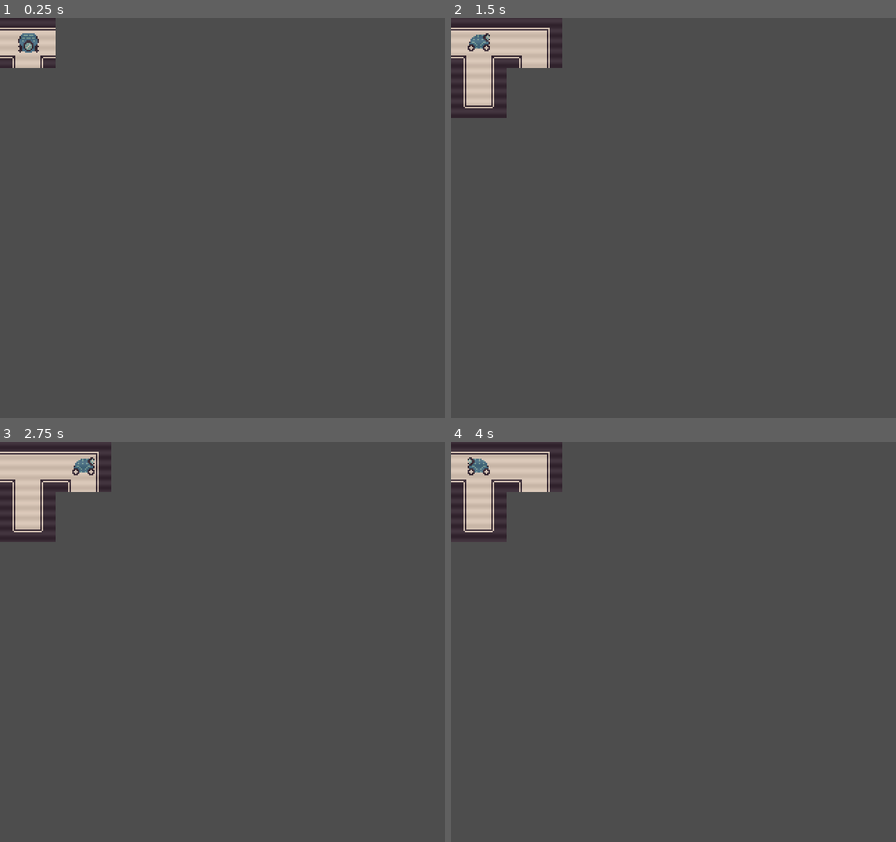
Above: before the commit, frames 1-4 (two rows, left to right).
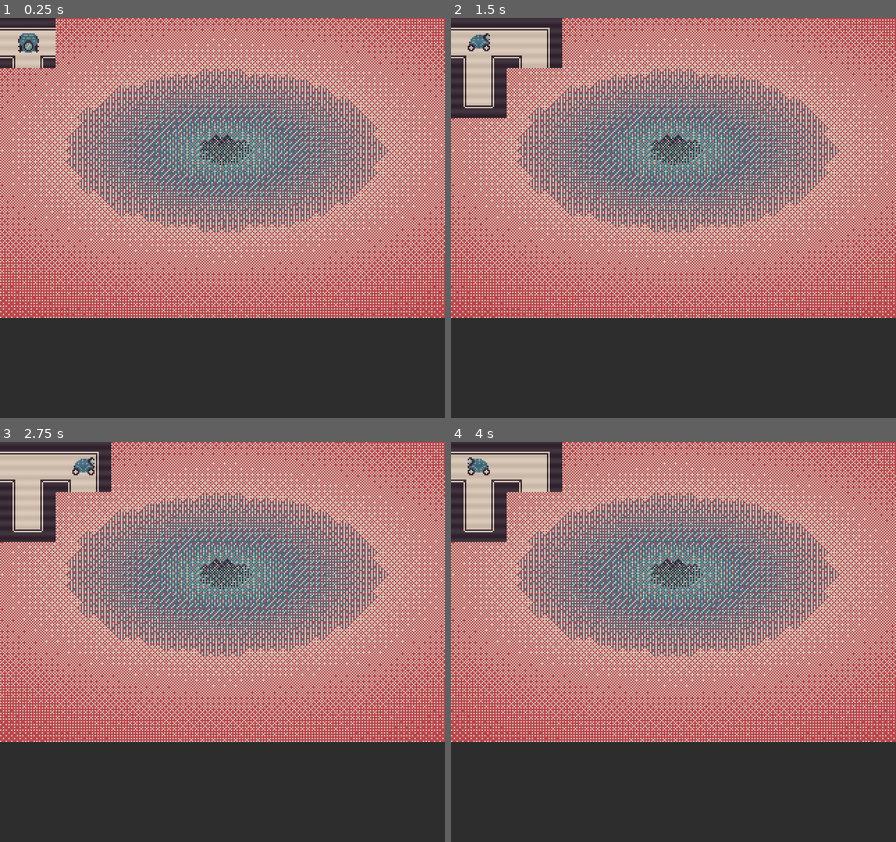
Above: after the commit, the same moments.

Repository: rozy-dixon/CameraObscura
Game: Godot game, scene res://Scenes/starting_level.tscn
Same seed, same stepped clock (60 frames per second), same inputs: the game is played once before the commit and once after it.
Inputs (mouse positions are in pixels of both pictures, inside the frame that each line leads up to):
- Up to frame 1 (0.25 s): no input
- Up to frame 2 (1.5 s): tap Enter at 0.5 s; move the mouse to (771, 198) at 0.52 s; hold D (Move Right) 0.53-1.25 s; tap Q (Depocket) at 0.6 s; click (771, 198) at 0.67 s; tap Space (Take Picture) at 0.8, 1.25 s; drag from (584, 238) to (651, 298) at 1.27 s
- Up to frame 3 (2.75 s): tap Enter at 2 s; move the mouse to (267, 554) at 2.02 s; hold D (Move Right) from 2.03 s (still down); tap Q (Depocket) at 2.1 s; tap Space (Take Picture) at 2.3 s
- Up to frame 4 (4 s): release D (Move Right) at 2.75 s; tap Space (Take Picture) at 2.75, 3.8 s; drag from (651, 722) to (540, 582) at 2.77 s; tap Enter at 3.5 s; move the mouse to (807, 702) at 3.52 s; hold A (Move Left) from 3.53 s (still down); tap Left (Look Left) at 3.6 s

The runs differ from the first frame. In frame 1, 98% of the frame differs, in the area x 0-100%, y 0-100%; in frame 2, 95%; in frame 3, 95%; in frame 4, 95%.

Commit message:
hud, background, screen changes

Diff:
--- a/Game_Files/Scenes/pocket_item.tscn
+++ b/Game_Files/Scenes/pocket_item.tscn
@@ -75,8 +75,11 @@
 
 [node name="Container" type="CenterContainer"]
 custom_minimum_size = Vector2(50, 45)
-offset_right = 40.0
-offset_bottom = 40.0
+anchors_preset = 15
+anchor_right = 1.0
+anchor_bottom = 1.0
+grow_horizontal = 2
+grow_vertical = 2
 
 [node name="Tile" type="AnimatedSprite2D" parent="."]
 scale = Vector2(5, 5)
--- a/Game_Files/Scenes/starting_level.tscn
+++ b/Game_Files/Scenes/starting_level.tscn
@@ -1,12 +1,14 @@
-[gd_scene load_steps=10 format=3 uid="uid://chx1hqcjahtsw"]
+[gd_scene load_steps=12 format=3 uid="uid://chx1hqcjahtsw"]
 
 [ext_resource type="Shader" path="res://Shaders/crt.gdshader" id="1_2j0ki"]
 [ext_resource type="Script" path="res://Scripts/starting_level.gd" id="1_6muxn"]
 [ext_resource type="Texture2D" uid="uid://be3703as1ofka" path="res://Sprites/size_sketch.png" id="2_jqngr"]
+[ext_resource type="Texture2D" uid="uid://byt8m78uynbws" path="res://Sprites/temp_bg.png" id="3_t04ne"]
 [ext_resource type="PackedScene" uid="uid://320a014lbnri" path="res://Scenes/main_character.tscn" id="4_6pbh5"]
 [ext_resource type="PackedScene" uid="uid://bm30q8mdyqi4e" path="res://Scenes/BaseBetaTileset.tscn" id="5_ucaeq"]
 [ext_resource type="Script" path="res://Scenes/Tiles.gd" id="7_46teb"]
 [ext_resource type="PackedScene" uid="uid://c2c50xtgaqi0p" path="res://Scenes/photo.tscn" id="7_lismb"]
+[ext_resource type="Texture2D" uid="uid://3uj05urv1sxy" path="res://Sprites/hud_test.png" id="8_vpl4s"]
 
 [sub_resource type="ShaderMaterial" id="ShaderMaterial_lssf5"]
 shader = ExtResource("1_2j0ki")
@@ -48,12 +50,22 @@
 layer_0/tile_data = PackedInt32Array(0, 65536, 1)
 script = SubResource("GDScript_ckxuf")
 
+[node name="Sprite2D2" type="Sprite2D" parent="TileMap"]
+show_behind_parent = true
+z_index = -570
+position = Vector2(160, 108)
+texture = ExtResource("3_t04ne")
+
 [node name="Tiles" type="Node" parent="."]
 script = ExtResource("7_46teb")
 
 [node name="Photo" parent="." instance=ExtResource("7_lismb")]
 visible = false
 position = Vector2(150, 144)
+
+[node name="Sprite2D" type="Sprite2D" parent="."]
+position = Vector2(160, 252)
+texture = ExtResource("8_vpl4s")
 
 [node name="UI" type="Control" parent="."]
 layout_mode = 3
@@ -65,9 +77,14 @@
 
 [node name="HBoxContainer" type="HBoxContainer" parent="UI"]
 custom_minimum_size = Vector2(50, 45)
-layout_mode = 0
-offset_left = 107.0
-offset_top = 234.0
-offset_right = 157.0
-offset_bottom = 279.0
+layout_mode = 1
+anchors_preset = 15
+anchor_right = 1.0
+anchor_bottom = 1.0
+offset_left = 157.0
+offset_top = 253.0
+offset_right = 207.0
+offset_bottom = 298.0
+grow_horizontal = 2
+grow_vertical = 2
 alignment = 1
--- a/Game_Files/Scripts/main_character.gd
+++ b/Game_Files/Scripts/main_character.gd
@@ -18,13 +18,15 @@
 
 # The boundaries of the screen in world coordinates, in the bounds of the tileset.
 const MAX_X : int = 300
-const MAX_Y : int = 270
+# 270 - 48 for hud
+const MAX_Y : int = 222
 const MIN_X : int = 20
 const MIN_Y : int = 18
 
 # The boundaries of the screen in tile coordinates
-const MIN_TILE : Vector2i = Vector2i(0,0)
-const MAX_TILE : Vector2i = Vector2i(7,7)
+const MIN_TILE : Vector2i = Vector2i(-1,-1)
+# Y - 1 for HUD
+const MAX_TILE : Vector2i = Vector2i(8,6)
 
 # Size of the rows in our tileset, used to index the array because it is converting 2D to 1D
 const ROW_SIZE : int = 6
@@ -97,6 +99,10 @@
 # Function places a tile, using tile_pos as the origin
 #use Vector2i.(xxx) for direction
 func set_tile(tile_pos, atlas_pos, direction, force = false):
+	if(tile_pos.x <= MIN_TILE.x or tile_pos.y <= MIN_TILE.y or tile_pos.x >= MAX_TILE.x or tile_pos.y >= MAX_TILE.y):
+		return
+	#if(tile_pos <= MIN_TILE):
+		#return
 	# Layer is at 0
 	var tilemap_layer = 0
 	# Checking to see if it is an empty space, going to change this for "place_tile()"
@@ -229,7 +235,7 @@
 		return
 
 	# Is this tile outside of the boundaries of the map?
-	if(dest_tile < MIN_TILE or dest_tile > MAX_TILE):
+	if(dest_tile.x <= MIN_TILE.x or dest_tile.y <= MIN_TILE.y or dest_tile.x >= MAX_TILE.x or dest_tile.y >= MAX_TILE.y):
 		return
 
 	# Are we facing an open exit?
@@ -381,16 +387,16 @@
 	print("")
 	# Are we on a boundary?
 	for tile in adj:
-		if tile.x < 0:
+		if tile.x <= MIN_TILE.x:
 			# We need to block the exit in the destination at the West side
 			dest_exits &= ~DIR.WEST
-		if tile.x > 7:
+		if tile.x >= MAX_TILE.x:
 			# Block East side
 			dest_exits &= ~DIR.EAST
-		if tile.y < 0:
+		if tile.y <= MIN_TILE.y:
 			# Block North
 			dest_exits &= ~DIR.NORTH
-		if tile.y > 7:
+		if tile.y >= MAX_TILE.y:
 			# Block South
 			dest_exits &= ~DIR.SOUTH
 
@@ -471,6 +477,8 @@
 		var dest_obj = tile_array[inventory.back()]
 
 		# Make this into a variable
+		# TODO: DONT ALLOW PLACING OUTSIDE MAP
+
 		print("dest_tile ", dest_tile, " dest_atlas ", dest_obj.atlas_coords, " facing ", facing)
 		set_tile(dest_tile, dest_obj.atlas_coords,facing, 1)
 		inventory.pop_back()
Binary file added: Game_Files/Sprites/hud_test.png
Not shown, added: Game_Files/Sprites/hud_test.png.import
Binary file added: Game_Files/Sprites/temp_bg.png
Not shown, added: Game_Files/Sprites/temp_bg.png.import
Not shown, added: Assets/Art/hud_test.aseprite
Not shown, added: Assets/Art/hud_test.png
Not shown, added: Assets/Art/temp_bg.png
